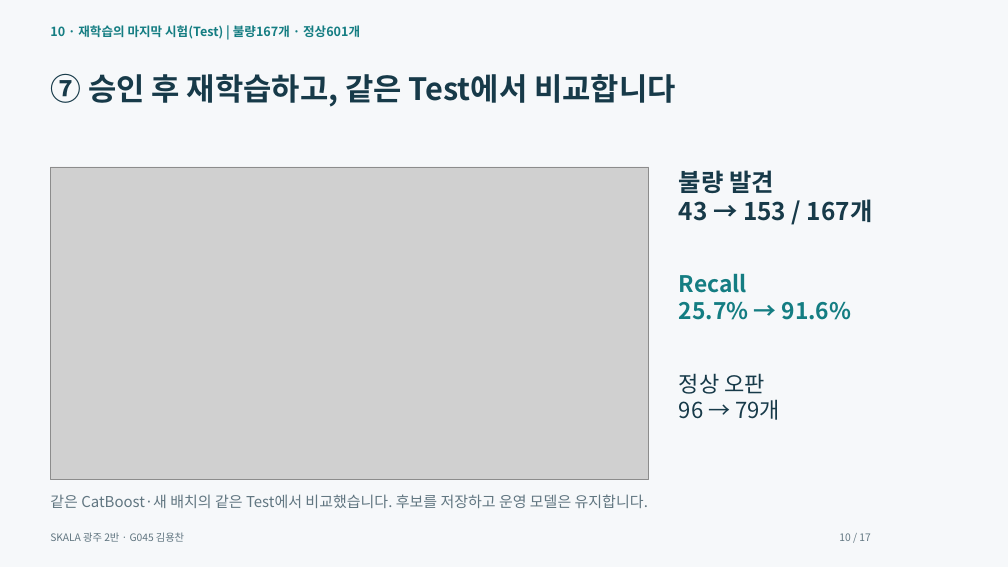
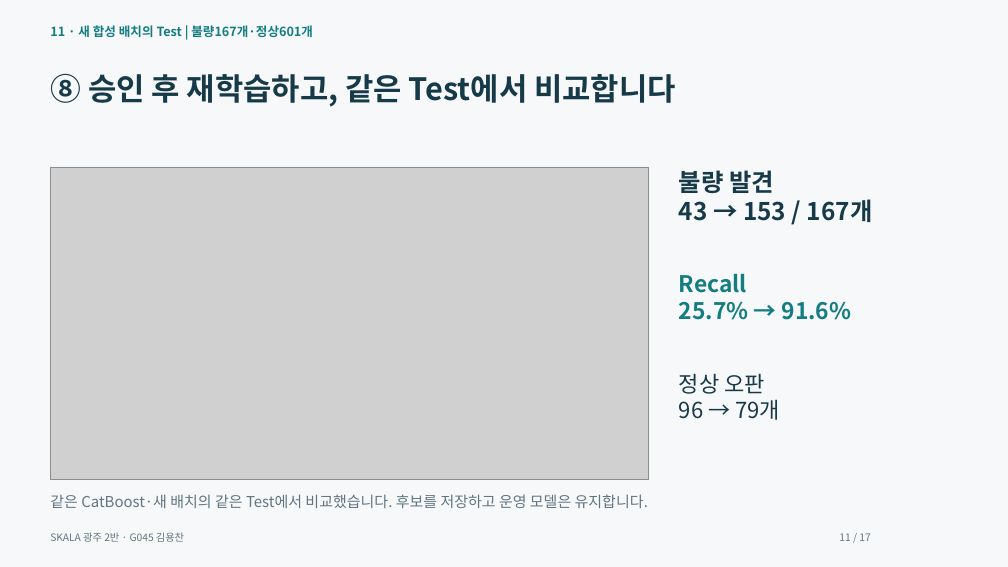
Before and after one commit to dragonchan95/Semiconductor-AI-Agent, a slide deck: slide 11 of docs/G045_Semiconductor_Agent.pptx (slide 10 before the commit). Drawn at 1008x567 pixels with LibreOffice and Linux fonts; fonts in the diff are those of the drawing; grey boxes stand for pictures. Boxes give left, top, right and bottom in pixels: in the first picture for what was removed or moved away, otherwise in the second. Text is boxed around its words. In the diff, an @@ line names an element or a change of style, - is before the commit and + after.

```diff
--- a/docs/G045_Semiconductor_Agent.pptx
+++ b/docs/G045_Semiconductor_Agent.pptx
@@ text at (x1=50, y1=25, x2=313, y2=37): text changed @@
-10 · 재학습의 마지막 시험(Test) | 불량167개 · 정상601개
+11 · 새 합성 배치의 Test | 불량167개·정상601개
@@ text at (x1=50, y1=73, x2=675, y2=107): text changed @@
-⑦ 승인 후 재학습하고, 같은 Test에서 비교합니다
+⑧ 승인 후 재학습하고, 같은 Test에서 비교합니다
@@ text at (x1=839, y1=533, x2=870, y2=541): text changed @@
-10 / 17
+11 / 17
```
Also in this commit, not shown: 13 other slides changed, 1 slide added, 1 slide removed, 15 other files.
